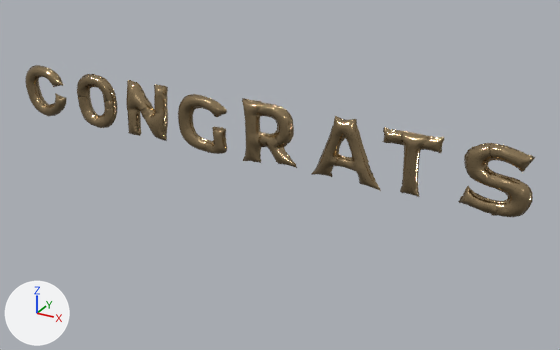
A saved change to the glTF model objects/props/BalloonCongrats.gltf.
Camera for both pictures: a 50 mm lens placed at (19.7, -30.9, 13.9), pointed at (2.1, 1.0, -2.0). Lighting does not change. The marker at lower left points along +X, +Y and +Z. The first picture is the older version. Where no turn or scale is listed for an object, it has been applied to the vertices.
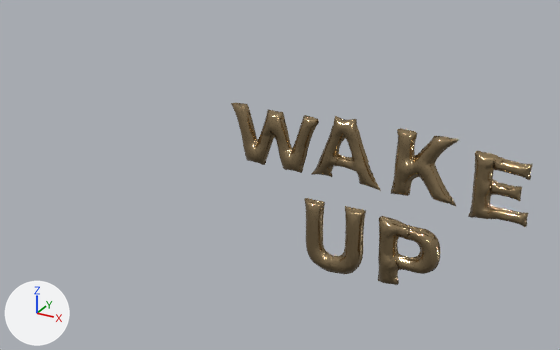
The newer file is also turned or shifted as a whole; pictures and numbers use the older file's frame.

Diff of the bpy script that builds the scene:
```diff
--- a/objects/props/BalloonCongrats.gltf.py
+++ b/objects/props/BalloonCongrats.gltf.py
@@ me_object_0_015 @@
+me_object_0_015.from_pydata(...)  # 1523 vertices, 2929 faces; spans x -1.39..1.67, y -0.52..0.49, z -2.0..1.57
+me_object_0_015.materials.append(mat_anisotropic1sg)  # beige #af9873
@@ me_object_0_014 @@
+me_object_0_014.from_pydata(...)  # 754 vertices, 1203 faces; spans x -1.66..1.59, y -0.35..0.17, z -2.11..1.78
+me_object_0_014.materials.append(mat_anisotropic1sg)  # beige #af9873
@@ me_object_3_013 @@
+me_object_3_013.from_pydata(...)  # 1185 vertices, 1986 faces; spans x -1.26..1.31, y -0.26..0.15, z -1.62..1.56
+me_object_3_013.materials.append(mat_anisotropic1sg)  # beige #af9873
@@ me_object_3_012 @@
+me_object_3_012.from_pydata(...)  # 1713 vertices, 3279 faces; spans x -1.41..1.72, y -0.49..0.48, z -1.7..1.57
+me_object_3_012.materials.append(mat_anisotropic1sg)  # beige #af9873
@@ me_object_1_011 @@
+me_object_1_011.from_pydata(...)  # 2246 vertices, 4264 faces; spans x -2.44..2.39, y -0.44..0.43, z -1.63..1.43
+me_object_1_011.materials.append(mat_anisotropic1sg)  # beige #af9873
@@ ob_object_4_002 @@
-ob_object_4_002 = bpy.data.objects.new('Object_4.002', me_object_2_004)
-ob_object_4_002.location = (-12.5, 0.0, 0.49)
@@ ob_object_2_002 @@
-ob_object_2_002 = bpy.data.objects.new('Object_2.002', me_object_0_008)
-ob_object_2_002.location = (-8.77, -0.01, 0.49)
@@ ob_object_6_001 @@
-ob_object_6_001 = bpy.data.objects.new('Object_6.001', me_object_4_003)
-ob_object_6_001.location = (-5.33, -0.01, 0.51)
@@ ob_object_5_003 @@
-ob_object_5_003 = bpy.data.objects.new('Object_5.003', me_object_3_005)
-ob_object_5_003.location = (-1.66, -0.06, 0.3)
@@ ob_object_7_004 @@
-ob_object_7_004 = bpy.data.objects.new('Object_7.004', me_object_5_003)
-ob_object_7_004.location = (1.99, 0.12, 0.52)
@@ ob_object_3_002 @@
-ob_object_3_002 = bpy.data.objects.new('Object_3.002', me_object_1_005)
-ob_object_3_002.location = (9.33, -0.05, 0.8)
@@ ob_object_6_002 @@
-ob_object_6_002 = bpy.data.objects.new('Object_6.002', me_object_4_004)
-ob_object_6_002.location = (13.19, 0.0, 0.4)
@@ ob_object_2_006 @@
+ob_object_2_006 = bpy.data.objects.new('Object_2.006', me_object_0_015)
+ob_object_2_006.location = (9.39, 0.01, -4.03)
@@ ob_object_2_003 @@
+ob_object_2_003 = bpy.data.objects.new('Object_2.003', me_object_0_014)
+ob_object_2_003.location = (5.72, -0.08, -4.17)
@@ ob_object_5_009 @@
+ob_object_5_009 = bpy.data.objects.new('Object_5.009', me_object_3_013)
+ob_object_5_009.location = (13.39, -0.13, 0.05)
@@ ob_object_5_005 @@
+ob_object_5_005 = bpy.data.objects.new('Object_5.005', me_object_3_012)
+ob_object_5_005.location = (9.88, 0.03, 0.41)
@@ ob_object_3_005 @@
+ob_object_3_005 = bpy.data.objects.new('Object_3.005', me_object_1_011)
+ob_object_3_005.location = (2.4, -0.03, 0.44)
```

Boxes (x1, y1, x2, y2) around the edits, measured in the pictures (560 x 350 px):
'Object_6.002', deleted (beige): before (458, 143, 535, 217)
'Object_3.005', added (beige): after (231, 103, 319, 173)
'Object_2.006', added (beige): after (378, 216, 441, 285)
'Object_5.005', added (beige): after (391, 128, 459, 206)
'Object_5.009', added (beige): after (468, 151, 533, 227)
'Object_2.003', added (beige): after (304, 198, 366, 274)
'Object_7.004', deleted (beige): before (242, 98, 297, 168)
'Object_6.001', deleted (beige): before (126, 80, 168, 141)
'Object_5.003', deleted (beige): before (178, 94, 227, 154)
'Object_3.002', deleted (beige): before (382, 127, 444, 197)
'Object_2.002', deleted (beige): before (77, 74, 117, 128)
'Object_4.002', deleted (beige): before (25, 65, 67, 117)
